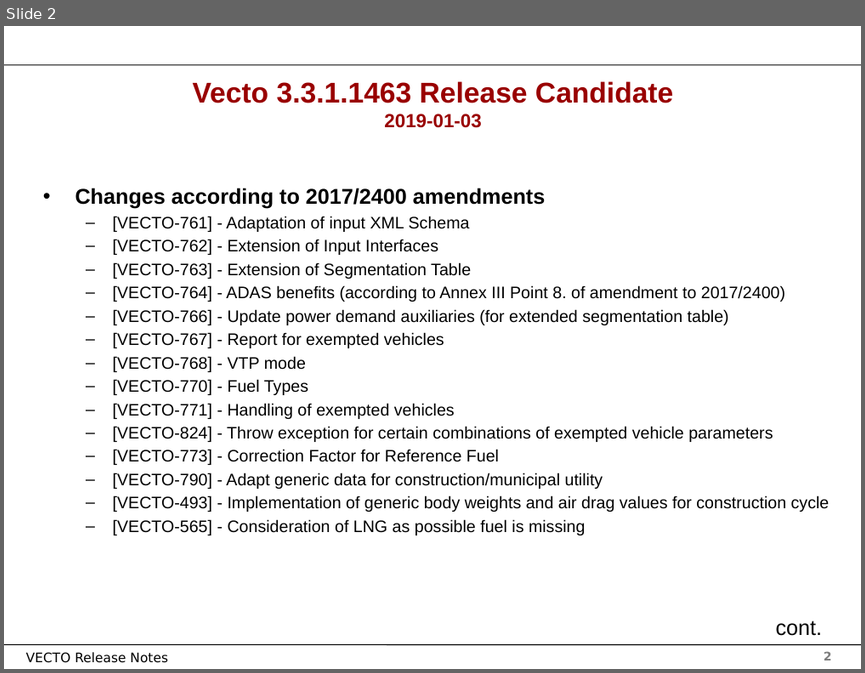
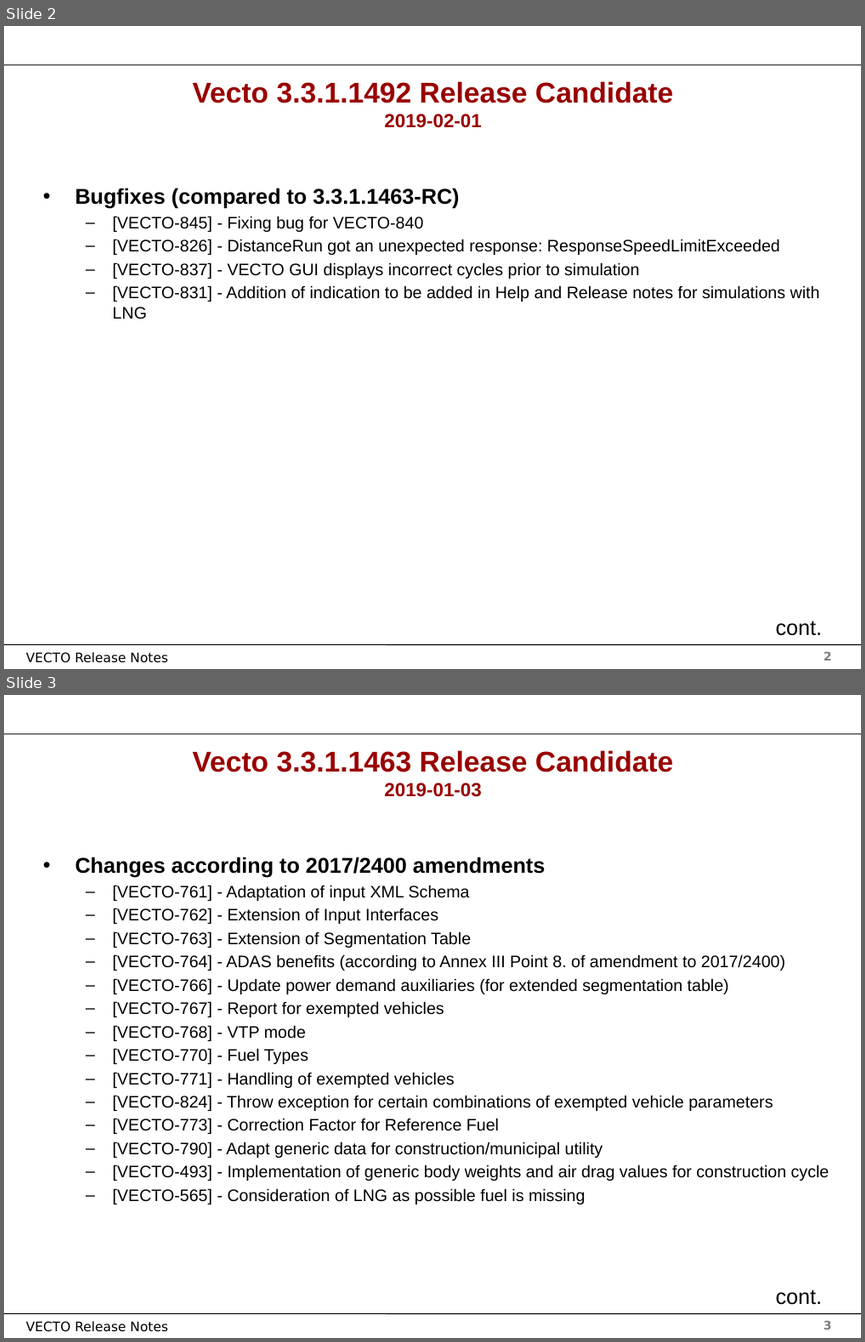
Before and after one commit to tanawadeatharva/BharatVECTO, a slide deck: Documentation/User Manual Source/Release Notes Vecto3.x.pptx. Shown one above the other, each under a label of ours: slide 2 before the commit, slides 2 and 3 after it. The pictures are 865x673 and 865x1342 pixels, drawn with LibreOffice and Linux fonts; fonts in the diff are those of the drawing; background and template pictures are left out. Boxes give left, top, right and bottom in pixels: in the first picture for what was removed or moved away, otherwise in the second. Text is boxed around its words. In the diff, an @@ line names an element or a change of style, - is before the commit and + after.

Commit message:
compiling new vecto release

```diff
--- a/Documentation/User Manual Source/Release Notes Vecto3.x.pptx
+++ b/Documentation/User Manual Source/Release Notes Vecto3.x.pptx
@@ slide 2 added at (4, 26, 861, 669), background #FFFFFF; not listed: 4 template elements that a slide beside it also shows @@
@@ title added at (193, 81, 673, 128), 24 pt, text #990000, bold @@
+Vecto 3.3.1.1492 Release Candidate
+2019-02-01
@@ text added at (75, 188, 820, 319), 14 pt, text #000000 @@
+• Bugfixes (compared to 3.3.1.1463-RC)
+  – [VECTO-845] - Fixing bug for VECTO-840
+  – [VECTO-826] - DistanceRun got an unexpected response: ResponseSpeedLimitExceeded
+  – [VECTO-837] - VECTO GUI displays incorrect cycles prior to simulation
+  – [VECTO-831] - Addition of indication to be added in Help and Release notes for simulations with LNG
@@ text added at (776, 620, 823, 635), 18 pt, text #000000 @@
+cont.
@@ what was slide 2 is now slide 3 @@
@@ page number at (823, 1320, 832, 1329): text changed @@
-2
+3
```
Also in this commit, not shown: 1 slide changed, 14 other files.
